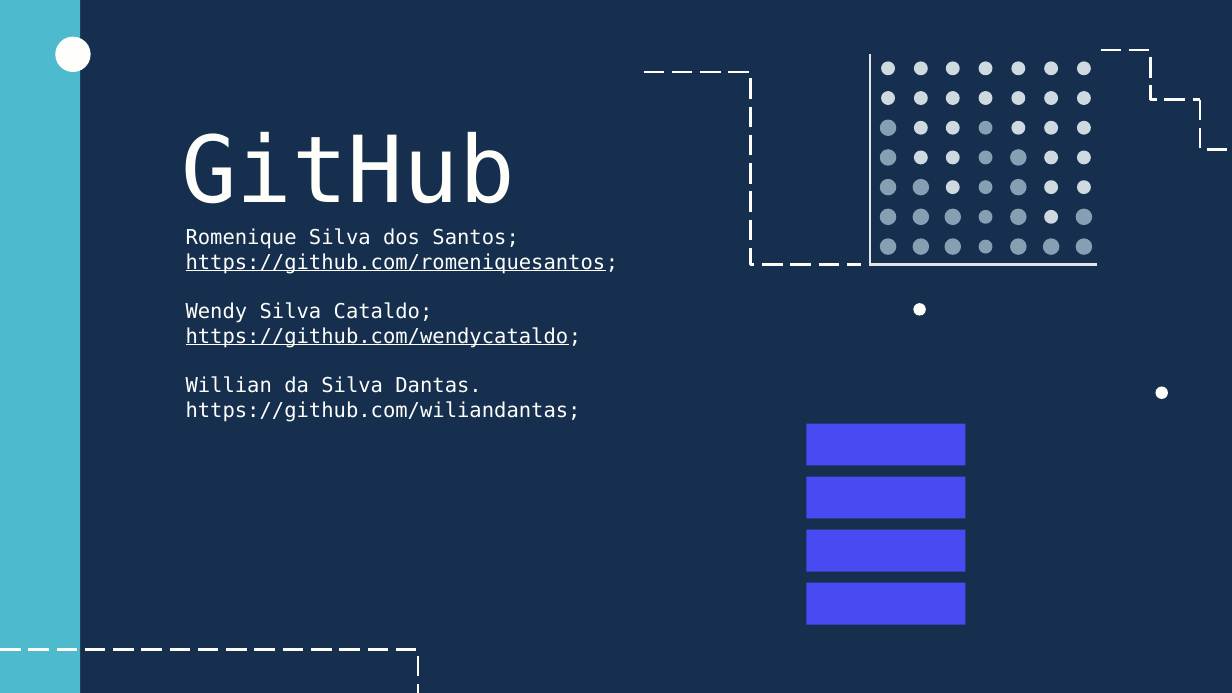
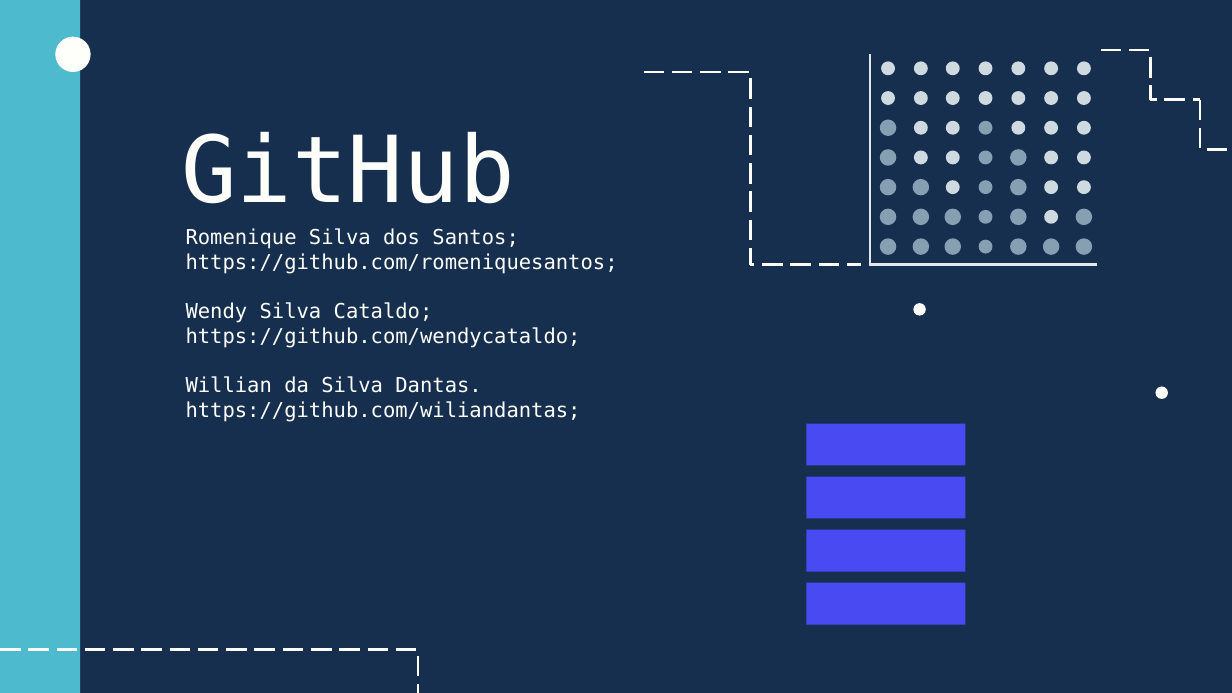
Before and after one commit to romeniquesantos/Trabalho_Linguagem_R, a slide deck: slide 10 of Apresentação .pptx. Drawn at 1232x693 pixels with LibreOffice and Linux fonts; fonts in the diff are those of the drawing. Boxes give left, top, right and bottom in pixels: in the first picture for what was removed or moved away, otherwise in the second. Text is boxed around its words. In the diff, an @@ line names an element or a change of style, - is before the commit and + after.

```diff
--- a/Apresentação .pptx
+++ b/Apresentação .pptx
@@ text at (x1=186, y1=228, x2=618, y2=348): underline off in "https://github.com/romeniquesantos;", "https://github.com/wendycataldo;" @@
```
Also in this commit, not shown: 1 other slide changed.
